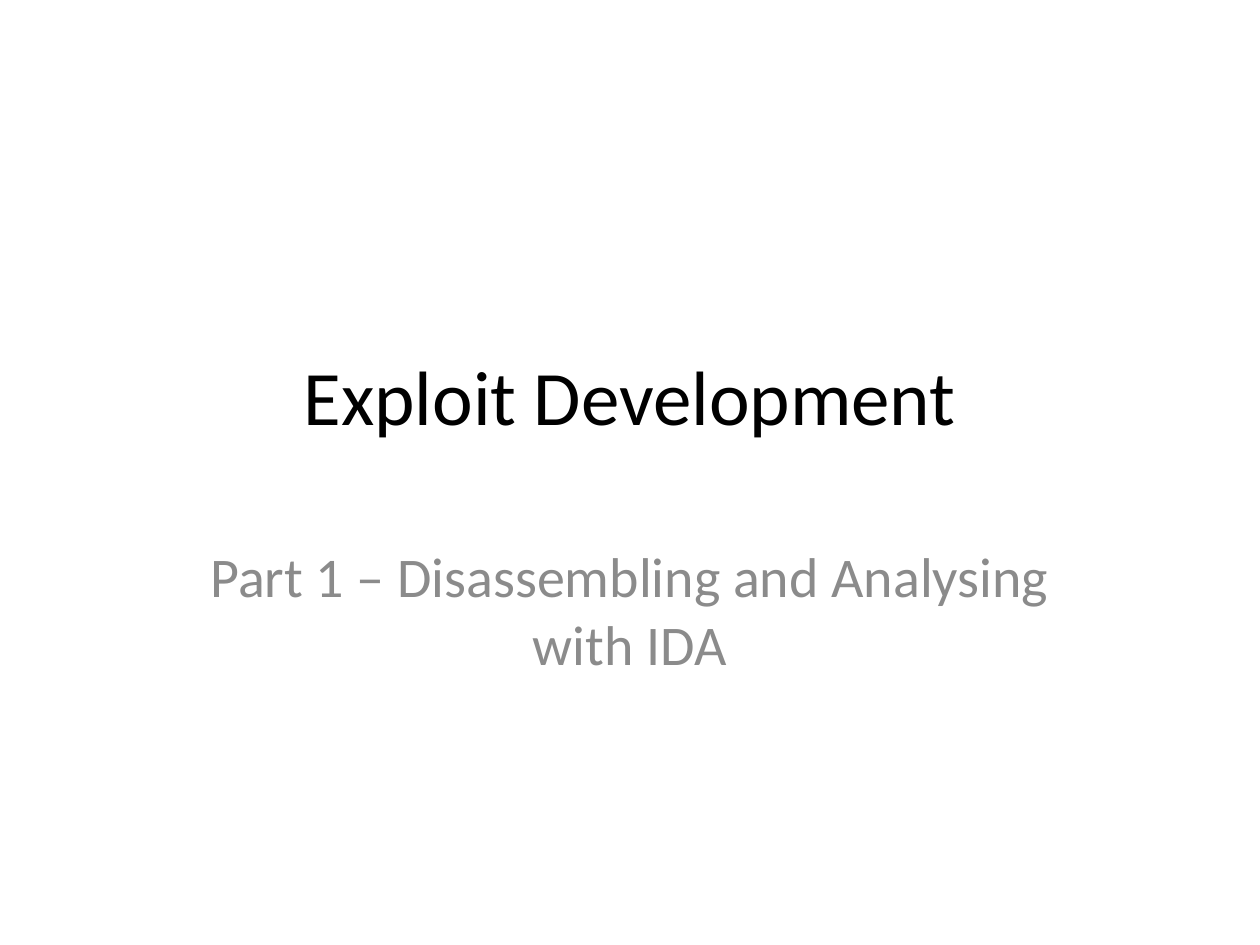
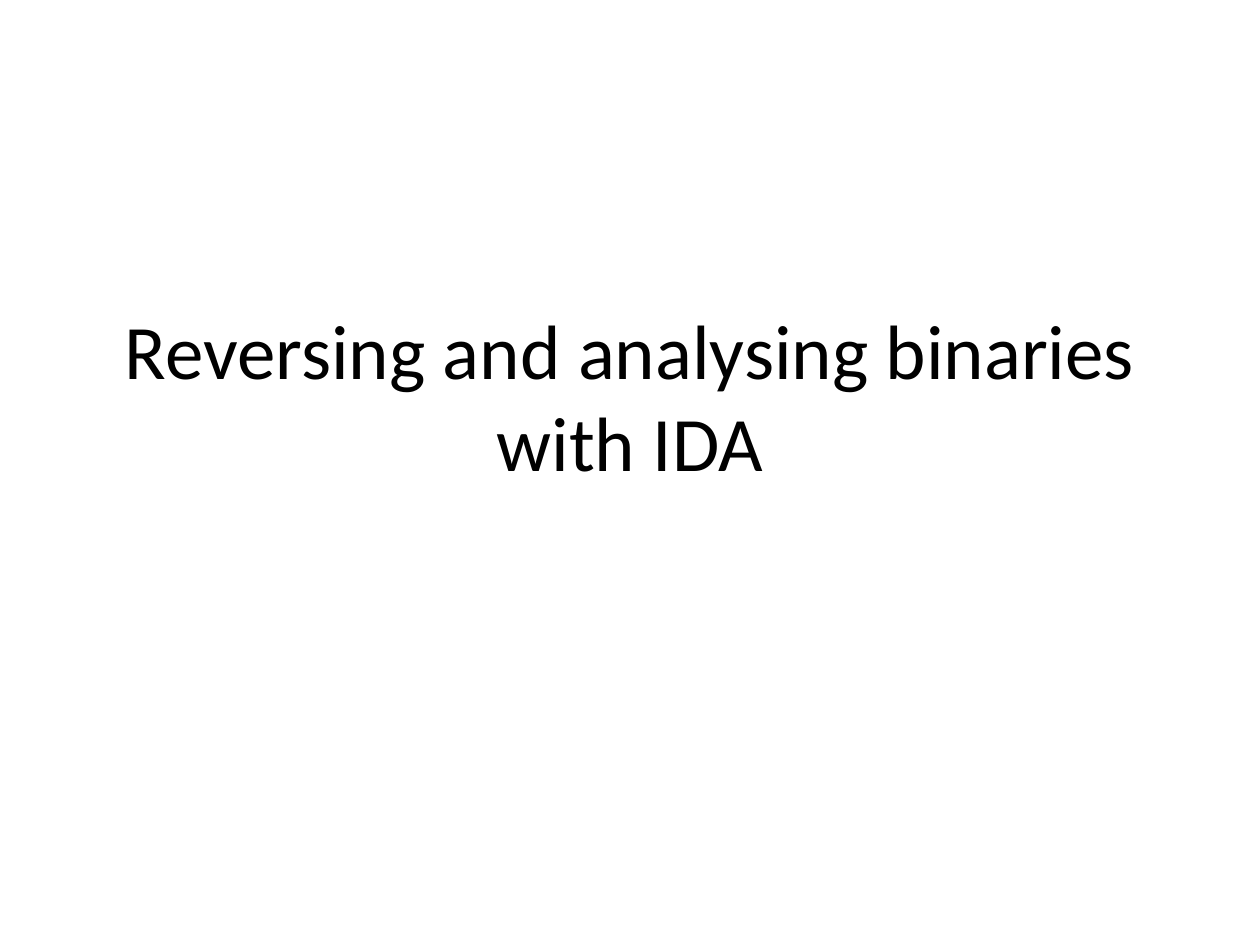
Before and after one commit to m0t/liatioan, a slide deck: slide 1 of slides.pptx. Drawn at 1260x945 pixels with LibreOffice and Linux fonts; fonts in the diff are those of the drawing. Boxes give left, top, right and bottom in pixels: in the first picture for what was removed or moved away, otherwise in the second. Text is boxed around its words. In the diff, an @@ line names an element or a change of style, - is before the commit and + after.

```diff
--- a/slides.pptx
+++ b/slides.pptx
@@ title at (x1=125, y1=325, x2=1134, y2=472): text changed @@
-Exploit Development
+Reversing and analysing binaries with IDA
@@ subtitle removed at (x1=210, y1=558, x2=1048, y2=666) @@
-Part 1 – Disassembling and Analysing with IDA
```
Also in this commit, not shown: 4 other slides changed, 1 other file.
